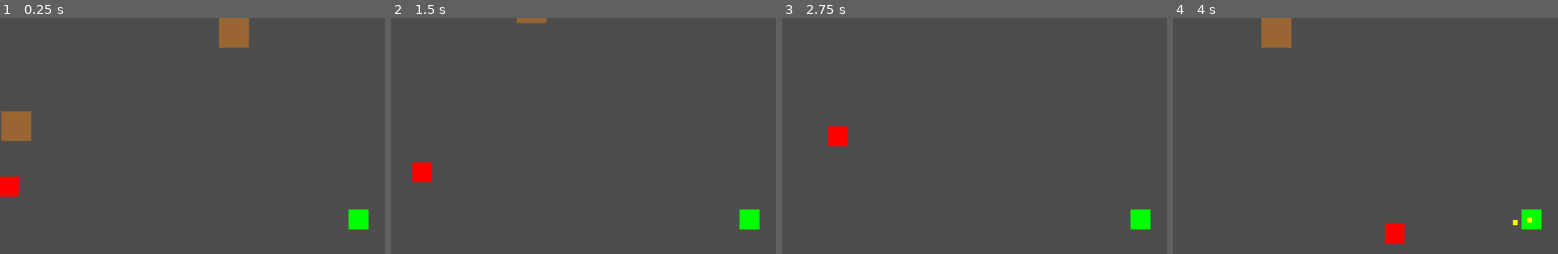
Above: before the commit, frames 1-4 (left to right).
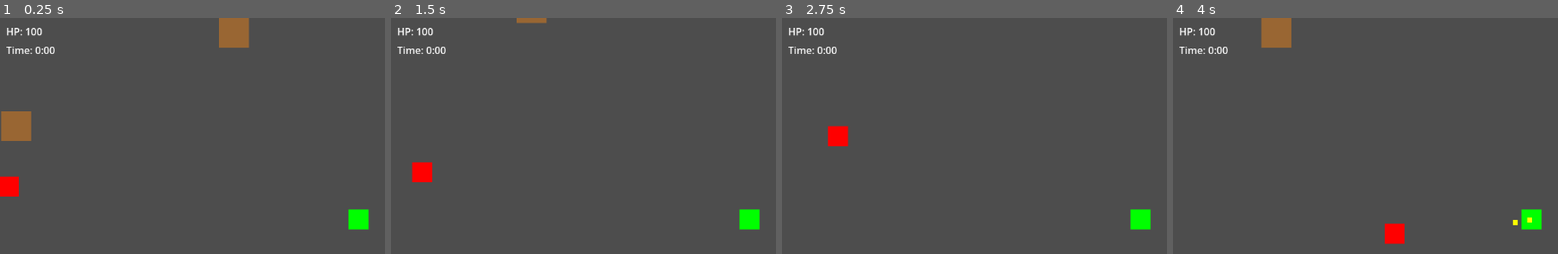
Above: after the commit, the same moments.

Repository: felang/utoland
Game: Godot game, scene res://scenes/main.tscn
Same seed, same stepped clock (60 frames per second), same inputs: the game is played once before the commit and once after it. The project has no main scene, so this scene is started directly.
Inputs:
- Up to frame 1 (0.25 s): no input
- Up to frame 2 (1.5 s): hold Right (ui_right) 0.53-1.28 s; hold Down (ui_down) from 1.28 s (still down)
- Up to frame 3 (2.75 s): release Down (ui_down) at 2.03 s; hold Right (ui_right) from 2.03 s (still down)
- Up to frame 4 (4 s): release Right (ui_right) at 2.78 s; hold Up (ui_up) 2.78-3.53 s; hold Left (ui_left) from 3.53 s (still down)

The runs differ from the first frame. In frame 1, 0.4% of the frame differs, in the area x 1-15%, y 4-16%; in frame 2, 0.4%; in frame 3, 0.4%; in frame 4, 0.4%.

Commit message:
feat(phase1): 添加简单HUD显示

Diff:
--- a/scenes/main.tscn
+++ b/scenes/main.tscn
@@ -3,7 +3,8 @@
 [ext_resource type="PackedScene" uid="uid://c45jgyl4kxvbv" path="res://scenes/player.tscn" id="1_0wfyh"]
 [ext_resource type="Script" uid="uid://b0j68ldejylty" path="res://scripts/enemy_spawner.gd" id="2_0wfyh"]
 [ext_resource type="PackedScene" uid="uid://b5760tlktfkgu" path="res://scenes/towers/tower_wall.tscn" id="3_jyhfs"]
-[ext_resource type="Script" uid="uid://c787bqtynkfr0" path="res://scripts/tower.gd" id="4_tbgi4"]
+[ext_resource type="PackedScene" uid="uid://cw1ribon6hcfu" path="res://scenes/ui/hud.tscn" id="4_tbgi4"]
+[ext_resource type="Script" uid="uid://b5nyvbx3m1il2" path="res://scripts/hud.gd" id="5_tefeu"]
 
 [node name="Main" type="Node2D" unique_id=1198174103]
 
@@ -13,20 +14,14 @@
 [node name="EnemySpawner" type="Node" parent="." unique_id=1258091345]
 script = ExtResource("2_0wfyh")
 
-[node name="TowerWall1" type="StaticBody2D" parent="." unique_id=655985224 instance=ExtResource("3_jyhfs")]
+[node name="TowerWall1" parent="." unique_id=655985224 instance=ExtResource("3_jyhfs")]
 position = Vector2(200, 0)
-collision_layer = 3
-collision_mask = 2
-script = ExtResource("4_tbgi4")
 
-[node name="TowerWall2" type="StaticBody2D" parent="." unique_id=1428915916 instance=ExtResource("3_jyhfs")]
+[node name="TowerWall2" parent="." unique_id=1428915916 instance=ExtResource("3_jyhfs")]
 position = Vector2(-150, 150)
-collision_layer = 3
-collision_mask = 2
-script = ExtResource("4_tbgi4")
 
-[node name="TowerWall3" type="StaticBody2D" parent="." unique_id=959780861 instance=ExtResource("3_jyhfs")]
+[node name="TowerWall3" parent="." unique_id=959780861 instance=ExtResource("3_jyhfs")]
 position = Vector2(100, -200)
-collision_layer = 3
-collision_mask = 2
-script = ExtResource("4_tbgi4")
+
+[node name="HUD" type="CanvasLayer" parent="." unique_id=1731831904 instance=ExtResource("4_tbgi4")]
+script = ExtResource("5_tefeu")
--- /dev/null
+++ b/scenes/ui/hud.tscn
@@ -0,0 +1,20 @@
+[gd_scene format=3 uid="uid://cw1ribon6hcfu"]
+
+[ext_resource type="Script" uid="uid://b5nyvbx3m1il2" path="res://scripts/hud.gd" id="1_0mwgc"]
+
+[node name="HUD" type="CanvasLayer" unique_id=1731831904]
+script = ExtResource("1_0mwgc")
+
+[node name="HPLabel" type="Label" parent="." unique_id=79499495]
+offset_left = 10.0
+offset_top = 10.0
+offset_right = 68.0
+offset_bottom = 33.0
+text = "HP: 100"
+
+[node name="TimerLabel" type="Label" parent="." unique_id=1404888428]
+offset_left = 10.0
+offset_top = 40.0
+offset_right = 89.0
+offset_bottom = 63.0
+text = "Time: 0:00"
--- /dev/null
+++ b/scripts/hud.gd
@@ -0,0 +1,13 @@
+extends CanvasLayer
+
+@onready var hp_label = $HPLabel
+@onready var timer_label = $TimerLabel
+
+var player: Node2D = null
+
+func _ready():
+	player = get_tree().get_first_node_in_group("player")
+
+func _process(_delta):
+	if player:
+		hp_label.text = "HP: %.0f" % player.current_hp
